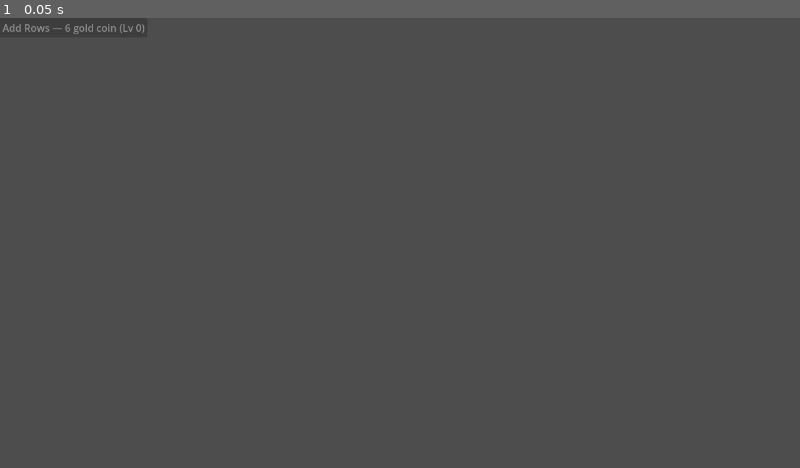
Above: before the commit, frame 1.
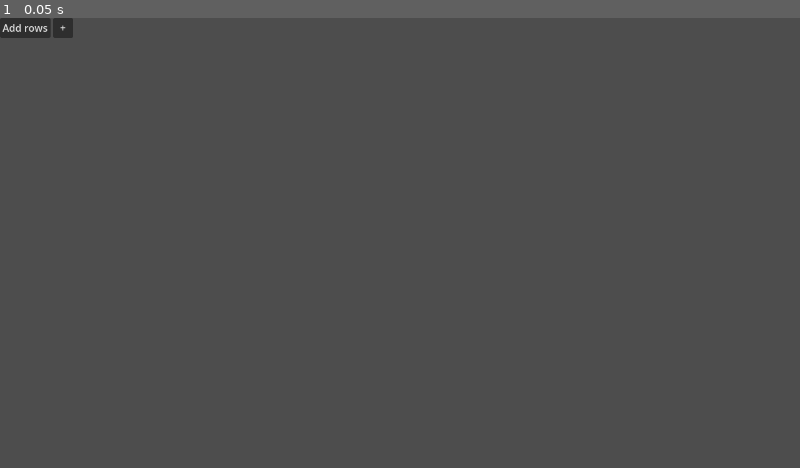
Above: after the commit, the same moment.

Repository: kjbrown-sandbox/pleenko
Game: Godot game, scene res://entities/upgrade_row/upgrade_row.tscn
Same seed, same stepped clock (60 frames per second), same inputs: the game is played once before the commit and once after it. This scene is started directly instead of the project's main scene.
Inputs:
- Up to frame 1 (0.05 s): no input

The runs differ from the first frame. In frame 1, 0.1% of the frame differs, in the area x 0-18%, y 1-5%.
Error after the commit: Parse Error: Cannot infer the type of "border_col" variable because the value doesn't have a set type. (res://entities/upgrade_row/upgrade_row.gd:93)

Commit message:
Buttons have better themes now

Diff:
--- a/entities/upgrade_row/upgrade_row.gd
+++ b/entities/upgrade_row/upgrade_row.gd
@@ -1,28 +1,111 @@
 extends HBoxContainer
-@onready var purchase_upgrade_button: Button = $PurchaseUpgradeButton
+
+@onready var purchase_button: Button = $PurchaseButton
 @onready var cap_raise_button: Button = $CapRaiseButton
 
 var _board_type: Enums.BoardType
 var _upgrade_type: Enums.UpgradeType
 var _callback: Callable
+var _currency_type: int = -1
+
+# Progress bar fill nodes (built in _ready)
+var _fill_clip: Control
+var _fill_rect: ColorRect
+var _fill_label: Label
+var _base_label: Label
 
 func setup(board_type: Enums.BoardType, upgrade_type: Enums.UpgradeType, on_upgrade: Callable) -> void:
 	_board_type = board_type
 	_upgrade_type = upgrade_type
 	_callback = on_upgrade
+	_currency_type = Enums.currency_for_board(_board_type)
 
 func _ready() -> void:
-	purchase_upgrade_button.focus_mode = Control.FOCUS_NONE
+	var t: VisualTheme = ThemeProvider.theme
+	var btn_font: Font = t.button_font if t.button_font else t.label_font
+
+	# Style the purchase button as an outline-only container
+	_apply_outline_style(purchase_button)
+
+	# Hide the button's own text — we draw our own labels
+	purchase_button.add_theme_color_override("font_color", Color.TRANSPARENT)
+	purchase_button.add_theme_color_override("font_hover_color", Color.TRANSPARENT)
+	purchase_button.add_theme_color_override("font_pressed_color", Color.TRANSPARENT)
+	purchase_button.add_theme_color_override("font_disabled_color", Color.TRANSPARENT)
+
+	# Base label (unfilled area — text in light bg color)
+	_base_label = Label.new()
+	_base_label.horizontal_alignment = HORIZONTAL_ALIGNMENT_CENTER
+	_base_label.vertical_alignment = VERTICAL_ALIGNMENT_CENTER
+	_base_label.add_theme_font_size_override("font_size", t.button_font_size)
+	_base_label.add_theme_color_override("font_color", t.normal_text_color)
+	if btn_font:
+		_base_label.add_theme_font_override("font", btn_font)
+	_base_label.set_anchors_and_offsets_preset(Control.PRESET_FULL_RECT)
+	_base_label.mouse_filter = Control.MOUSE_FILTER_IGNORE
+	purchase_button.add_child(_base_label)
+
+	# Clip container for the fill
+	_fill_clip = Control.new()
+	_fill_clip.clip_contents = true
+	_fill_clip.set_anchors_and_offsets_preset(Control.PRESET_FULL_RECT)
+	_fill_clip.mouse_filter = Control.MOUSE_FILTER_IGNORE
+	purchase_button.add_child(_fill_clip)
+
+	# Fill color rect (full size, clipped by parent)
+	_fill_rect = ColorRect.new()
+	_fill_rect.color = t.button_enabled_color
+	_fill_rect.set_anchors_and_offsets_preset(Control.PRESET_FULL_RECT)
+	_fill_rect.mouse_filter = Control.MOUSE_FILTER_IGNORE
+	_fill_clip.add_child(_fill_rect)
+
+	# Fill label (inverted text — bg color, clipped to filled area)
+	_fill_label = Label.new()
+	_fill_label.horizontal_alignment = HORIZONTAL_ALIGNMENT_CENTER
+	_fill_label.vertical_alignment = VERTICAL_ALIGNMENT_CENTER
+	_fill_label.add_theme_font_size_override("font_size", t.button_font_size)
+	_fill_label.add_theme_color_override("font_color", t.background_color)
+	if btn_font:
+		_fill_label.add_theme_font_override("font", btn_font)
+	_fill_label.set_anchors_and_offsets_preset(Control.PRESET_FULL_RECT)
+	_fill_label.mouse_filter = Control.MOUSE_FILTER_IGNORE
+	_fill_clip.add_child(_fill_label)
+
+	# Cap raise button — standard themed button
+	t.apply_button_theme(cap_raise_button)
+
+	purchase_button.focus_mode = Control.FOCUS_NONE
 	cap_raise_button.focus_mode = Control.FOCUS_NONE
 	_update_button()
-	purchase_upgrade_button.pressed.connect(_on_pressed)
+	purchase_button.pressed.connect(_on_pressed)
+	purchase_button.mouse_entered.connect(_on_hover.bind(purchase_button))
 	cap_raise_button.pressed.connect(_on_cap_raise_pressed)
+	cap_raise_button.mouse_entered.connect(_on_hover.bind(cap_raise_button))
 	CurrencyManager.currency_changed.connect(_on_currency_changed)
 	UpgradeManager.upgrade_purchased.connect(_on_upgrade_purchased)
 	UpgradeManager.cap_raise_unlocked.connect(_on_cap_raise_unlocked)
 
-	# Check if cap raising is already available (board was unlocked before this row existed)
 	_update_cap_raise_visibility()
+
+
+func _apply_outline_style(button: Button) -> void:
+	var t: VisualTheme = ThemeProvider.theme
+	var border_col := t.button_enabled_color
+
+	# Transparent background with colored border
+	var normal_style := t._make_stylebox(Color.TRANSPARENT, border_col)
+	var hover_style := t._make_stylebox(Color.TRANSPARENT, t.button_hovered_color)
+	var disabled_style := t._make_stylebox(Color.TRANSPARENT, border_col.darkened(0.3))
+
+	button.add_theme_stylebox_override("normal", normal_style)
+	button.add_theme_stylebox_override("hover", hover_style)
+	button.add_theme_stylebox_override("pressed", hover_style)
+	button.add_theme_stylebox_override("disabled", disabled_style)
+	button.add_theme_font_size_override("font_size", t.button_font_size)
+	var btn_font: Font = t.button_font if t.button_font else t.label_font
+	if btn_font:
+		button.add_theme_font_override("font", btn_font)
+
 
 func _on_pressed() -> void:
 	_callback.call()
@@ -44,7 +127,6 @@
 
 func _update_cap_raise_visibility() -> void:
 	var state: UpgradeManager.UpgradeState = UpgradeManager.get_state(_board_type, _upgrade_type)
-	# Only show for capped upgrades when cap raising is available
 	cap_raise_button.visible = state.base_cap > 0 and UpgradeManager.is_cap_raise_available(_board_type)
 
 func _update_button() -> void:
@@ -52,16 +134,43 @@
 	var state: UpgradeManager.UpgradeState = UpgradeManager.get_state(_board_type, _upgrade_type)
 	var at_max := state.current_cap > 0 and state.level >= state.current_cap
 
+	var display_text: String
 	if at_max:
-		purchase_upgrade_button.text = "%s (MAX)" % data.display_name
+		display_text = "%s (MAX)" % data.display_name
 	else:
 		var currency_name: String = Enums.CurrencyType.keys()[Enums.currency_for_board(_board_type)].to_lower().replace("_", " ")
-		purchase_upgrade_button.text = "%s — %d %s (Lv %d)" % [data.display_name, state.cost, currency_name, state.level]
+		display_text = "%s — %d %s (Lv %d)" % [data.display_name, state.cost, currency_name, state.level]
 
-	purchase_upgrade_button.disabled = not UpgradeManager.can_buy(_board_type, _upgrade_type)
+	purchase_button.text = display_text
+	_base_label.text = display_text
+	_fill_label.text = display_text
 
-	# Update cap raise button state
+	_update_fill(state)
+
+	purchase_button.disabled = not UpgradeManager.can_buy(_board_type, _upgrade_type)
+
 	if cap_raise_button.visible:
 		var cap_cost := UpgradeManager.get_cap_raise_cost(_board_type, _upgrade_type)
 		cap_raise_button.text = "+ (%d)" % cap_cost
 		cap_raise_button.disabled = not UpgradeManager.can_buy_cap_raise(_board_type, _upgrade_type)
+
+
+func _update_fill(state: UpgradeManager.UpgradeState) -> void:
+	if not _fill_clip:
+		return
+	var fill_percent := 0.0
+	if state.current_cap > 0:
+		fill_percent = clampf(float(state.level) / float(state.current_cap), 0.0, 1.0)
+	_fill_clip.anchor_right = fill_percent
+	_fill_clip.offset_right = 0
+
+
+func _on_hover(button: Button) -> void:
+	if button.disabled:
+		return
+	var t: VisualTheme = ThemeProvider.theme
+	var tween := create_tween()
+	tween.tween_property(button, "scale", Vector2.ONE * t.button_pulse_scale, t.button_pulse_duration * 0.4) \
+		.set_ease(Tween.EASE_OUT).set_trans(Tween.TRANS_BACK)
+	tween.tween_property(button, "scale", Vector2.ONE, t.button_pulse_duration * 0.6) \
+		.set_ease(Tween.EASE_IN_OUT).set_trans(Tween.TRANS_QUAD)
--- a/entities/upgrade_row/upgrade_row.tscn
+++ b/entities/upgrade_row/upgrade_row.tscn
@@ -3,16 +3,19 @@
 [ext_resource type="Script" uid="uid://djwgl6f0kkda0" path="res://entities/upgrade_row/upgrade_row.gd" id="1_aqdia"]
 
 [node name="UpgradeRow" type="HBoxContainer" unique_id=371831000]
+custom_minimum_size = Vector2(88, 0)
 offset_right = 8.0
 offset_bottom = 8.0
 script = ExtResource("1_aqdia")
 
-[node name="PurchaseUpgradeButton" type="Button" parent="." unique_id=44118311]
+[node name="PurchaseButton" type="Button" parent="." unique_id=44118311]
 layout_mode = 2
+size_flags_horizontal = 3
 focus_mode = 0
+text = "Add rows"
 
-[node name="CapRaiseButton" type="Button" parent="."]
-visible = false
+[node name="CapRaiseButton" type="Button" parent="." unique_id=1786631797]
+custom_minimum_size = Vector2(32, 32)
 layout_mode = 2
 focus_mode = 0
 text = "+"
Binary file added: style_lab/VendSans-Bold.ttf
Not shown, added: style_lab/VendSans-Bold.ttf.import
